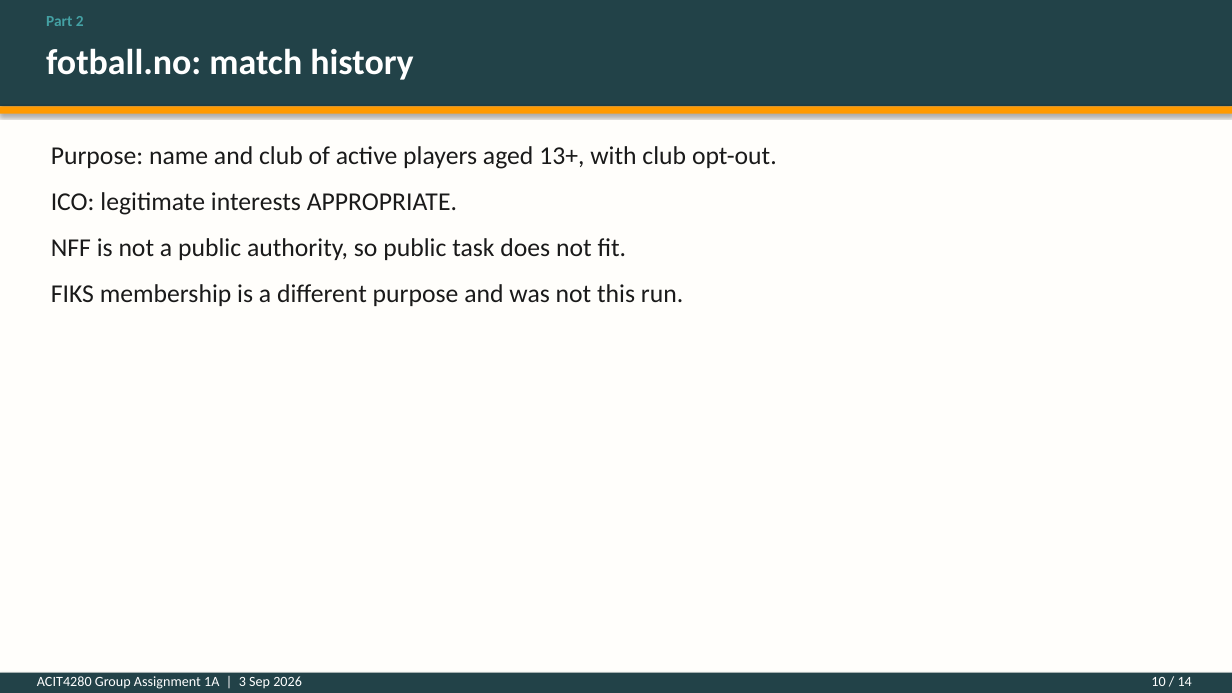
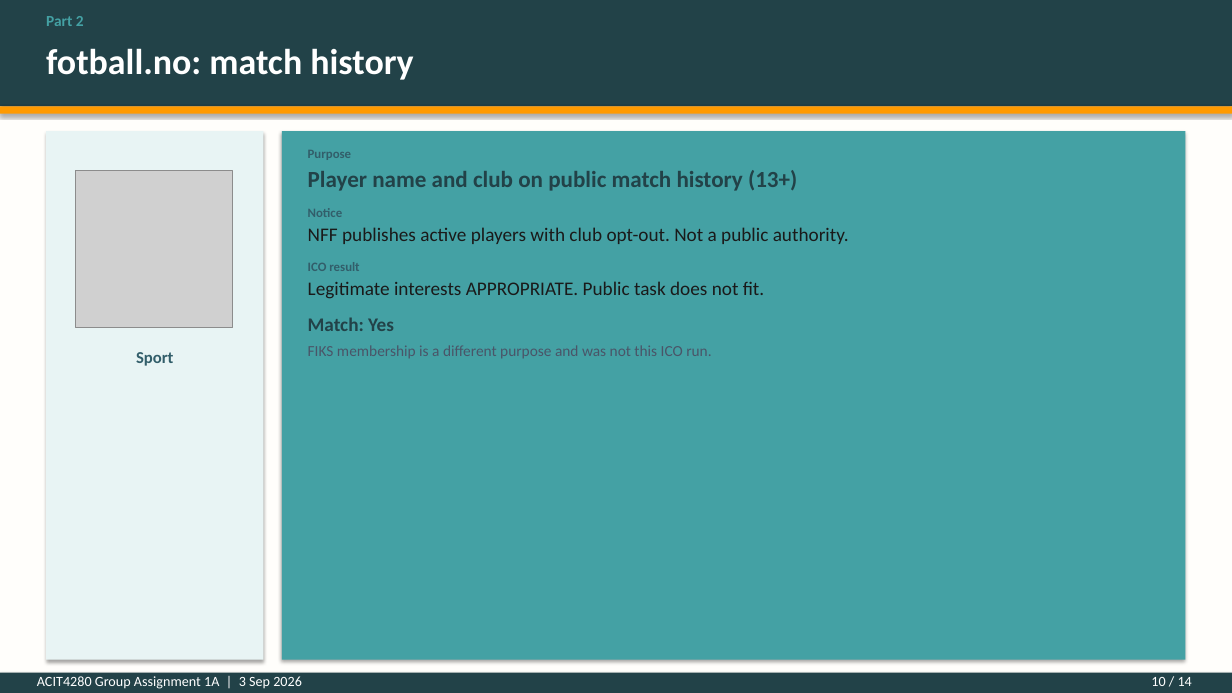
Before and after one commit to kasa031/Bacheloroppgave, a slide deck: slide 10 of ACIT4280_1A_presentation.pptx. Drawn at 1232x693 pixels with LibreOffice and Linux fonts; fonts in the diff are those of the drawing; grey boxes stand for pictures. Boxes give left, top, right and bottom in pixels: in the first picture for what was removed or moved away, otherwise in the second. Text is boxed around its words. In the diff, an @@ line names an element or a change of style, - is before the commit and + after.

```diff
--- a/ACIT4280_1A_presentation.pptx
+++ b/ACIT4280_1A_presentation.pptx
@@ rectangle added at bbox=[46, 131, 263, 660], fill #E8F4F4 @@
@@ rectangle added at bbox=[282, 131, 1186, 660], fill #44A1A4 @@
@@ picture added at bbox=[76, 171, 233, 328] @@
@@ text at bbox=[308, 150, 849, 358]: text changed; size 20 to 15 pt @@
-Purpose: name and club of active players aged 13+, with club opt-out.
-ICO: legitimate interests APPROPRIATE.
-NFF is not a public authority, so public task does not fit.
-FIKS membership is a different purpose and was not this run.
+Purpose
+Player name and club on public match history (13+)
+Notice
+NFF publishes active players with club opt-out. Not a public authority.
+ICO result
+Legitimate interests APPROPRIATE. Public task does not fit.
+Match: Yes
+FIKS membership is a different purpose and was not this ICO run.
@@ text added at bbox=[136, 352, 173, 366], 13 pt, text #325E6A, bold @@
+Sport
```
Also in this commit, not shown: 4 other slides changed, 10 other files.
